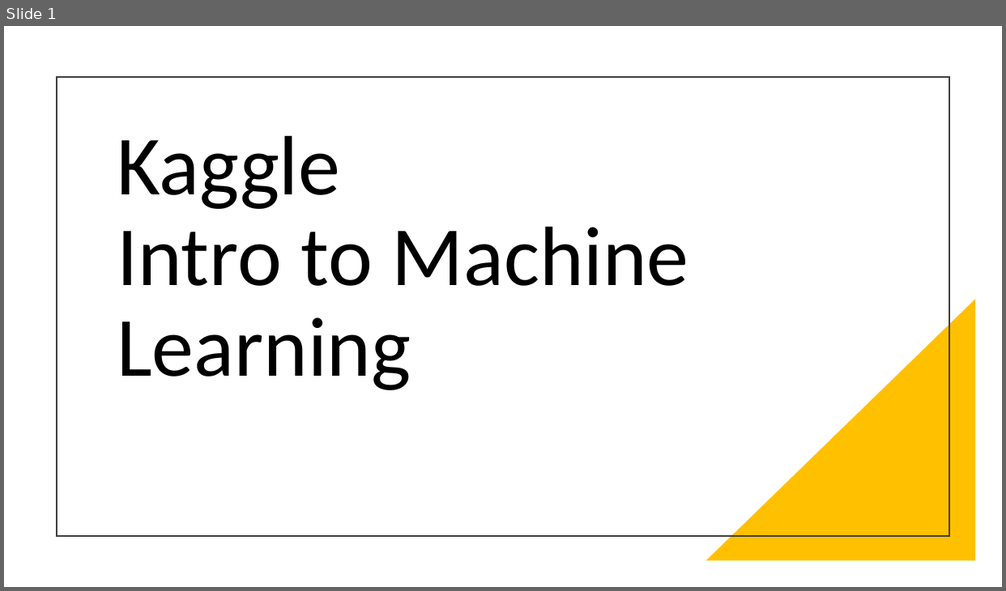
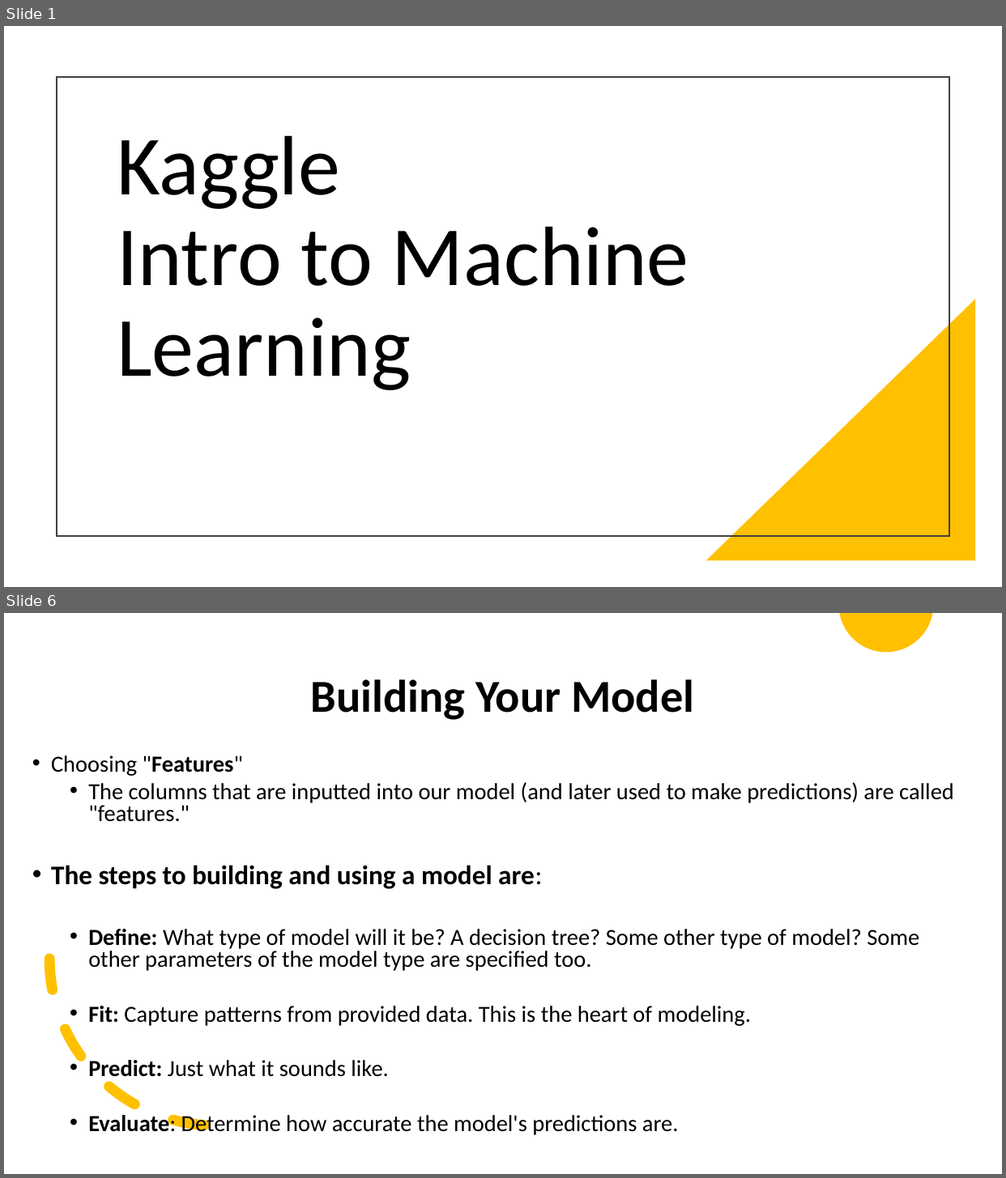
Before and after one commit to RATHOD-SHUBHAM/Kaggle-Course, a slide deck: Kaggle - Into to ML.pptx. Shown one above the other, each under a label of ours: slide 1 before the commit, slides 1 and 6 after it; the slides between them are not shown. The pictures are 1006x591 and 1006x1178 pixels, drawn with LibreOffice and Linux fonts; fonts in the diff are those of the drawing. Boxes give left, top, right and bottom in pixels: in the first picture for what was removed or moved away, otherwise in the second. Text is boxed around its words. In the diff, an @@ line names an element or a change of style, - is before the commit and + after.

Commit message:
Model Validation done

```diff
--- a/Kaggle - Into to ML.pptx
+++ b/Kaggle - Into to ML.pptx
@@ slide 6 added at bbox=[4, 613, 1002, 1174], background #FFFFFF @@
@@ freeform shape added at bbox=[839, 613, 932, 652], fill #FFC000 @@
@@ text added at bbox=[311, 679, 694, 720], 44 pt, text #000000, bold @@
+Building Your Model
@@ text added at bbox=[51, 756, 954, 1135], 22.2 pt, text #000000 @@
+• Choosing "Features"
+  • The columns that are inputted into our model (and later used to make predictions) are called "features."
+• The steps to building and using a model are:
+  • Define: What type of model will it be? A decision tree? Some other type of model? Some other parameters of the model type are specified too.
+  • Fit: Capture patterns from provided data. This is the heart of modeling.
+  • Predict: Just what it sounds like.
+  • Evaluate: Determine how accurate the model's predictions are.
@@ arc (boxed as its full ellipse) added at bbox=[49, 792, 385, 1127], outline #FFC000 10 pt dashed @@
```
Also in this commit, not shown: 4 slides changed, 2 other slides added, 5 other files.
